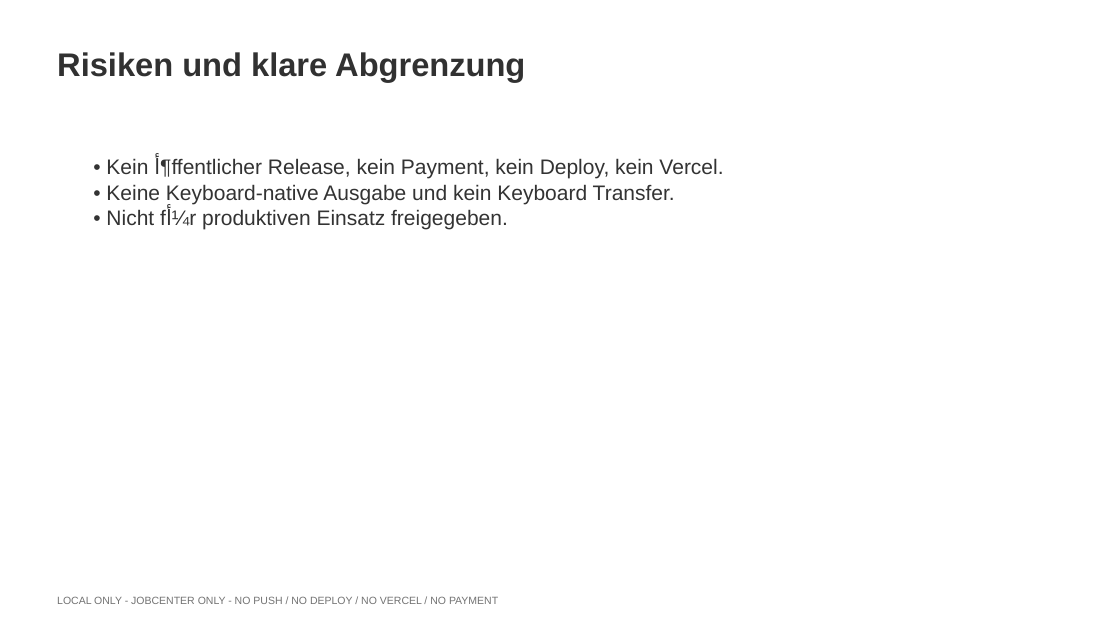
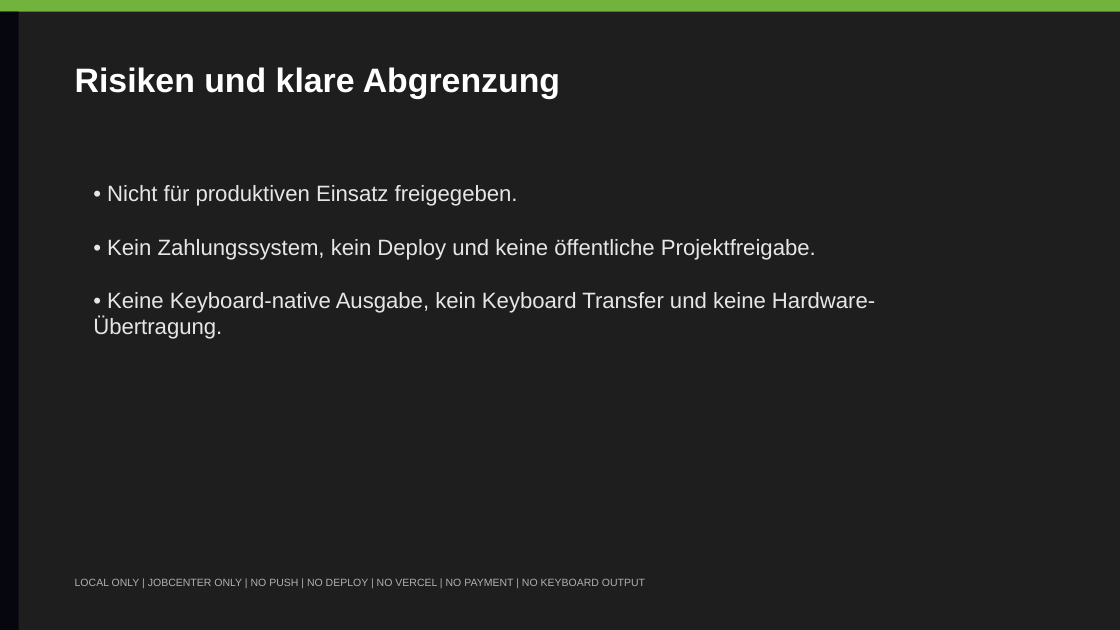
Before and after one commit to Sari-raslan/universal-arranger-os, a slide deck: slide 8 of uaos-ai-factory/jobcenter-send-ready/UAOS_JOBCENTER_PRESENTATION_2026-07-01_DE.pptx. Drawn at 1120x630 pixels with LibreOffice and Linux fonts; fonts in the diff are those of the drawing. Boxes give left, top, right and bottom in pixels: in the first picture for what was removed or moved away, otherwise in the second. Text is boxed around its words. In the diff, an @@ line names an element or a change of style, - is before the commit and + after.

Commit message:
Rebuild Jobcenter PowerPoint visually with PowerPoint COM

```diff
--- a/uaos-ai-factory/jobcenter-send-ready/UAOS_JOBCENTER_PRESENTATION_2026-07-01_DE.pptx
+++ b/uaos-ai-factory/jobcenter-send-ready/UAOS_JOBCENTER_PRESENTATION_2026-07-01_DE.pptx
@@ background #FFFFFF to #1E1E1E @@
@@ rectangle added at [0, 0, 1120, 12], fill #71B33C @@
@@ rectangle added at [0, 12, 18, 630], fill #06060E @@
@@ text "Risiken und klare Abgrenzung": place and size @@
-text "Risiken und klare Abgrenzung" at [57, 52, 525, 82]
+text "Risiken und klare Abgrenzung" at [75, 67, 560, 99]
@@ text "Risiken und klare Abgrenzung" at [75, 67, 560, 99]: size 28 to 29 pt, text colour #313131 to #FFFFFF @@
@@ text at [93, 185, 875, 339]: text changed; size 18 to 19 pt; text colour #333333 to #E6E6E6 @@
-• Kein أ¶ffentlicher Release, kein Payment, kein Deploy, kein Vercel.
-• Keine Keyboard-native Ausgabe und kein Keyboard Transfer.
-• Nicht fأ¼r produktiven Einsatz freigegeben.
+• Nicht für produktiven Einsatz freigegeben.
+• Kein Zahlungssystem, kein Deploy und keine öffentliche Projektfreigabe.
+• Keine Keyboard-native Ausgabe, kein Keyboard Transfer und keine Hardware-Übertragung.
@@ text at [75, 578, 645, 586]: text changed; text colour #737373 to #B0B0B0 @@
-LOCAL ONLY - JOBCENTER ONLY - NO PUSH / NO DEPLOY / NO VERCEL / NO PAYMENT
+LOCAL ONLY | JOBCENTER ONLY | NO PUSH | NO DEPLOY | NO VERCEL | NO PAYMENT | NO KEYBOARD OUTPUT
```
Also in this commit, not shown: 6 other slides changed, 3 slides added, 3 slides removed, 24 other files.
